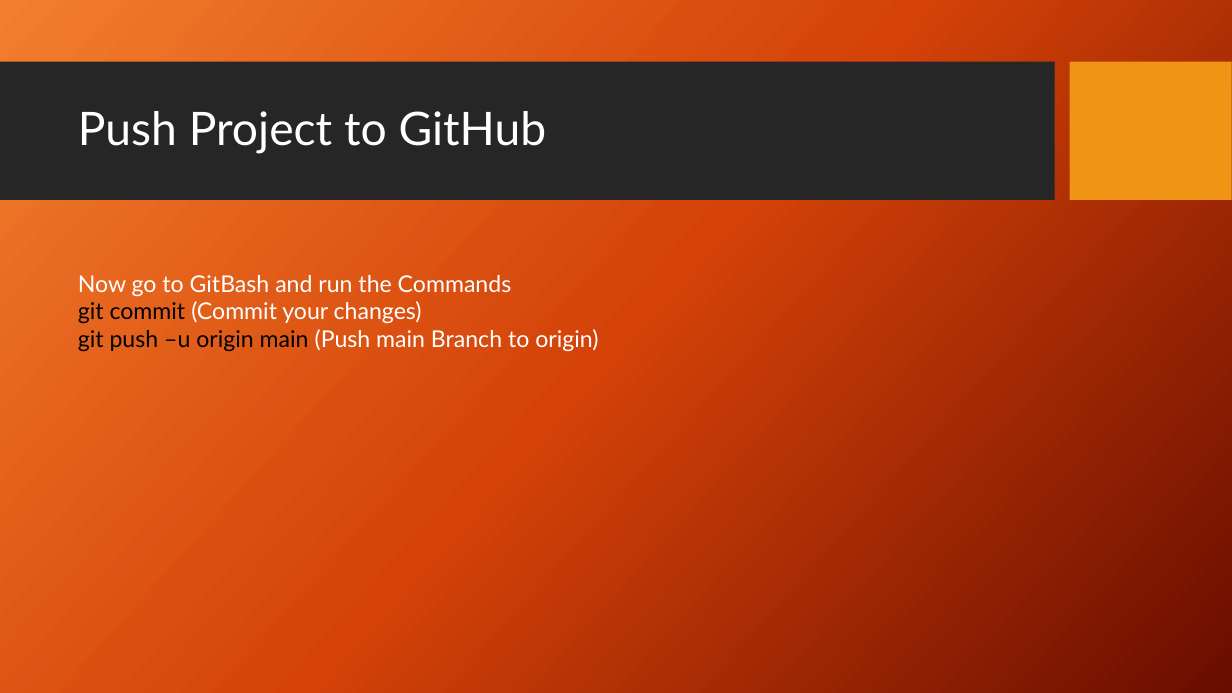
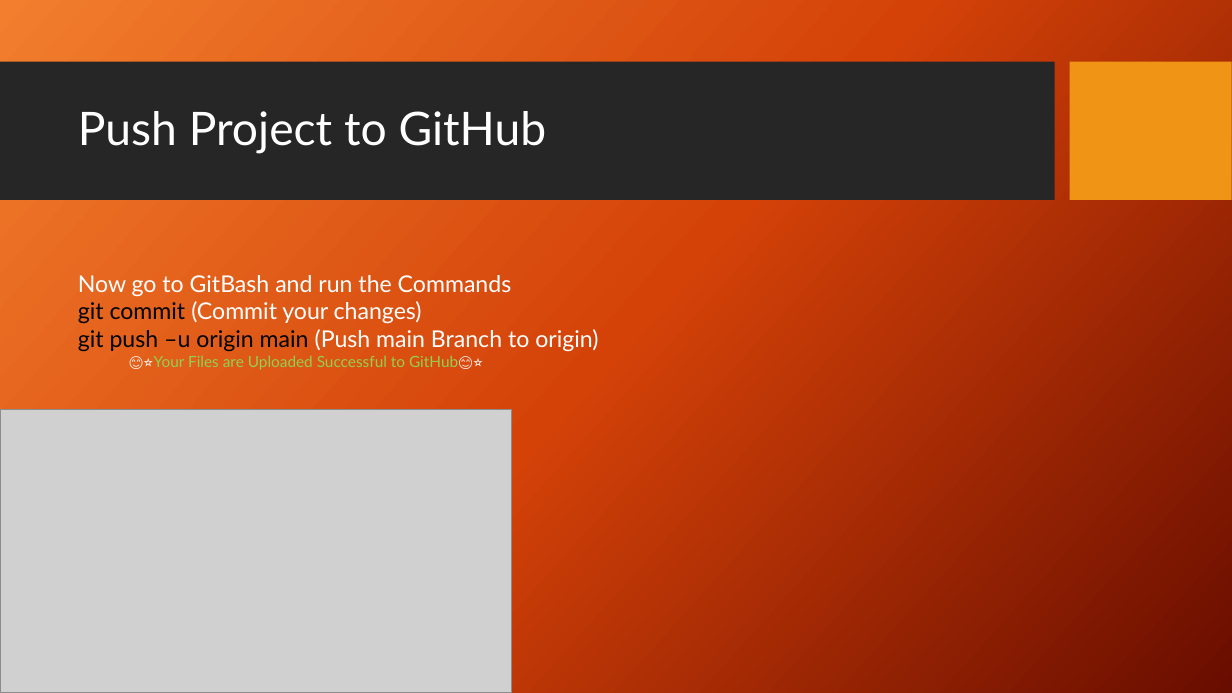
Before and after one commit to pranoy1171999study/Git-GitHubPresentation, a slide deck: slide 23 of GitPresent.pptx. Drawn at 1232x693 pixels with LibreOffice and Linux fonts; fonts in the diff are those of the drawing; grey boxes stand for pictures; background and template pictures are left out. Boxes give left, top, right and bottom in pixels: in the first picture for what was removed or moved away, otherwise in the second. Text is boxed around its words. In the diff, an @@ line names an element or a change of style, - is before the commit and + after.

Commit message:
hi

```diff
--- a/GitPresent.pptx
+++ b/GitPresent.pptx
@@ text at <box>129,355,483,370</box>: paragraph added @@
+😊⭐Your Files are Uploaded Successful to GitHub😊⭐
@@ picture added at <box>0,409,511,693</box> @@
```
